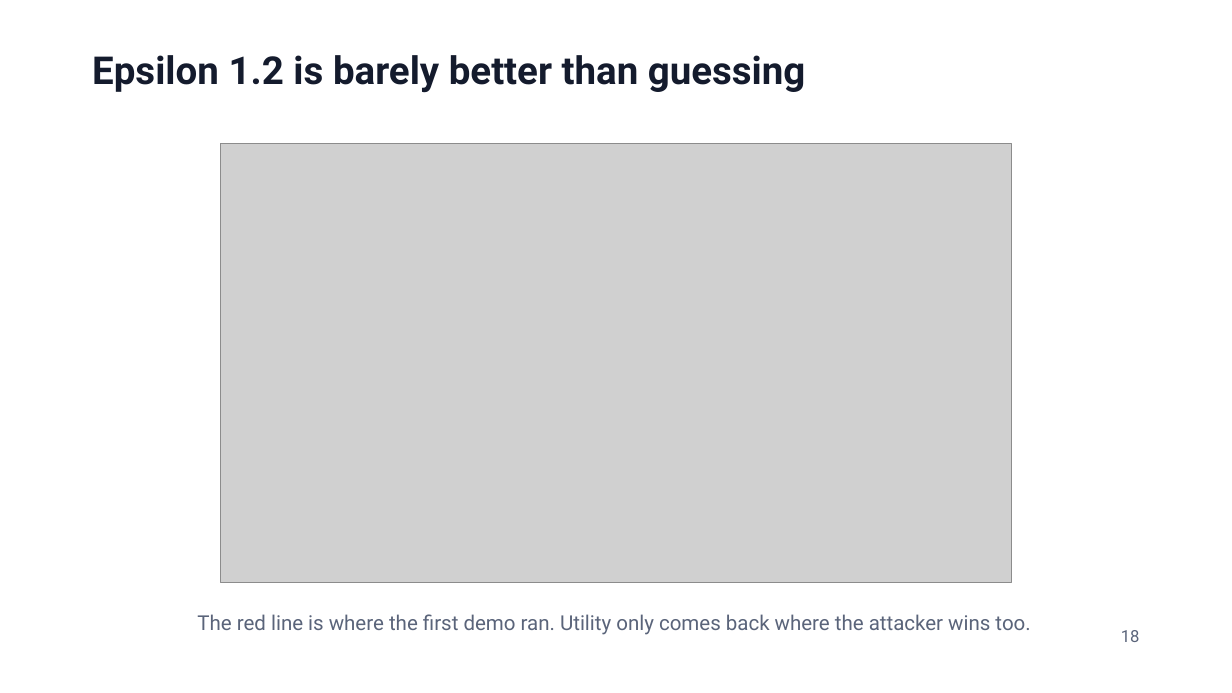
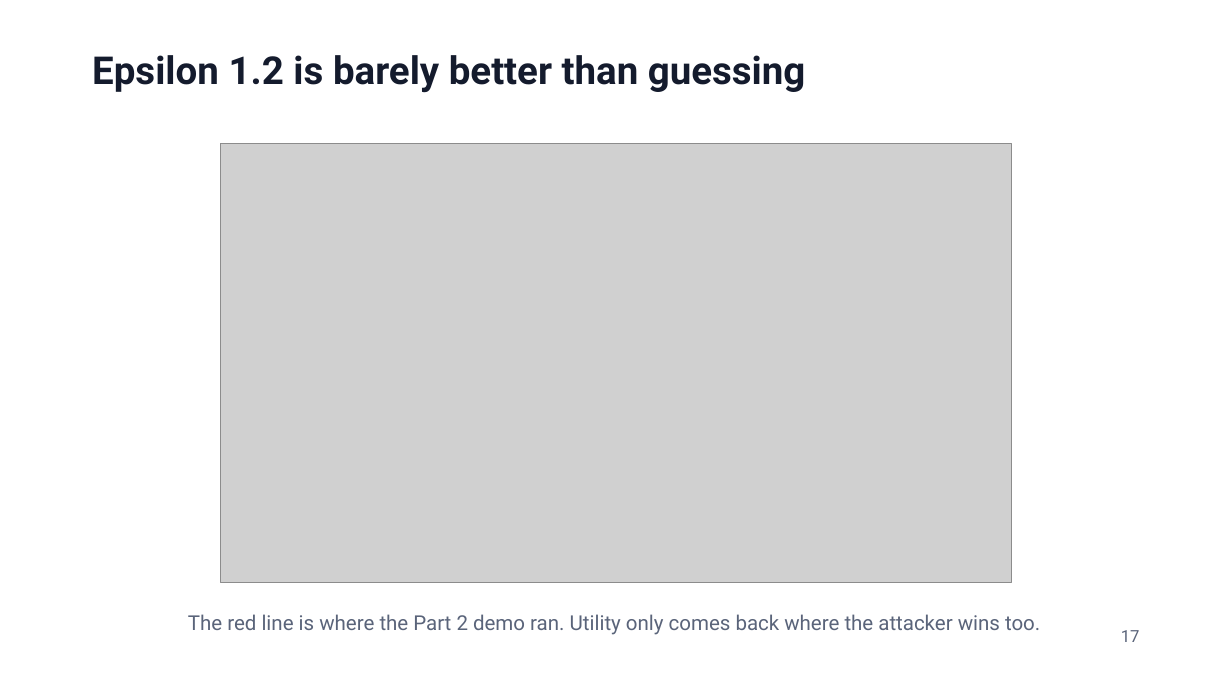
Before and after one commit to jzonthemtn/ldp-for-search, a slide deck: slide 17 of ldp_for_search_slides.pptx (slide 18 before the commit). Drawn at 1232x693 pixels with LibreOffice and Linux fonts; fonts in the diff are those of the drawing; grey boxes stand for pictures. Boxes give left, top, right and bottom in pixels: in the first picture for what was removed or moved away, otherwise in the second. Text is boxed around its words. In the diff, an @@ line names an element or a change of style, - is before the commit and + after.

```diff
--- a/ldp_for_search_slides.pptx
+++ b/ldp_for_search_slides.pptx
@@ text at (x1=188, y1=614, x2=1040, y2=635): text changed @@
-The red line is where the first demo ran. Utility only comes back where the attacker wins too.
+The red line is where the Part 2 demo ran. Utility only comes back where the attacker wins too.
@@ text at (x1=1121, y1=630, x2=1140, y2=642): text changed @@
-18
+17
```
Also in this commit, not shown: 14 other slides changed, 2 slides added, 4 slides removed, 7 other files.
